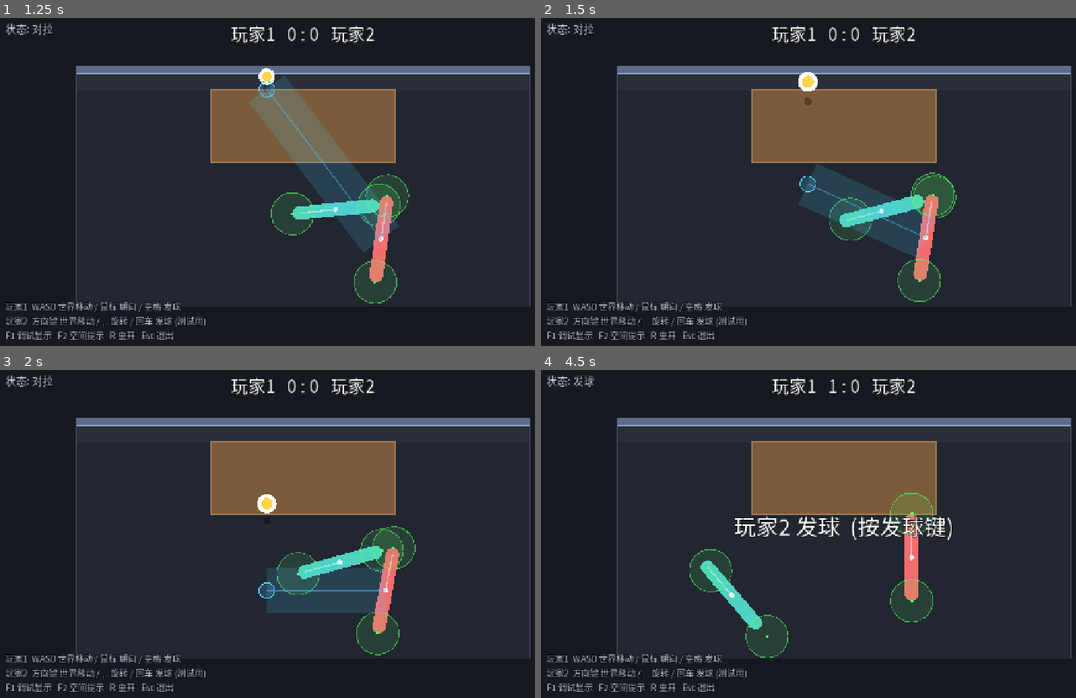
Above: before the commit, frames 1-4 (two rows, left to right).
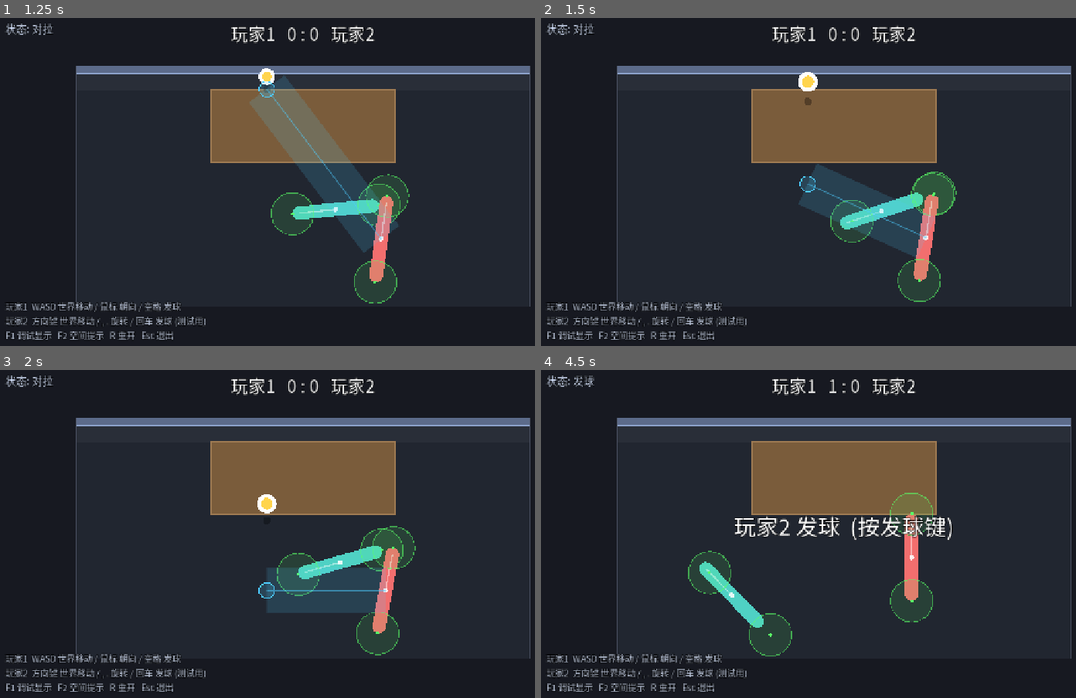
Above: after the commit, the same moments.

Repository: shuperidou/BMA-Arena
Game: Godot game, scene res://scenes/Main.tscn
Two runs of this game, one before a commit and one after it. Both use one fixed random seed, a clock stepped at 60 frames per second and the inputs below.
Inputs (mouse positions are in pixels of both pictures, inside the frame that each line leads up to):
- Up to frame 1 (1.25 s): tap Enter at 0.5, 0.6 s; move the mouse to (438, 168) at 0.52 s; hold D from 0.53 s (still down); click (438, 168) at 0.67 s; tap Space at 0.77 s
- Up to frame 2 (1.5 s): release D at 1.25 s; drag from (722, 204) to (813, 254) at 1.27 s
- Up to frame 3 (2 s): no input
- Up to frame 4 (4.5 s): move the mouse to (904, 461) at 2.02 s; hold D 2.03-2.75 s; tap Enter at 2.1, 3.6 s; click (904, 461) at 2.17 s; drag from (813, 606) to (658, 484) at 2.77 s; move the mouse to (1027, 589) at 3.52 s; hold A 3.53-4.25 s; click (1027, 589) at 3.67 s; tap Space at 3.77 s; drag from (658, 484) to (749, 452) at 4.27 s

Frame 1 is identical in both runs. In frame 2, 0.5% of the frame differs, in the area x 53-78%, y 46-69%; in frame 3, 0.2%; in frame 4, 0.6%, in the area x 27-47%, y 54-88%.

Commit message:
control: two-stage nonlinear drag response (hit zones first, rotation after threshold)

Diff:
--- a/scripts/autoload/game_config.gd
+++ b/scripts/autoload/game_config.gd
@@ -40,19 +40,23 @@
 
 # 鼠标：按住建立锚点，水平拖动 -> 同时驱动
 #   1) 两个击球区反向位移 (拳击出拳/收拳)
-#   2) 身体相对"面向桌中心"的小幅偏转 (受 max_rotation_offset 限制，不累积)
+#   2) 身体相对"面向桌中心"的小幅偏转 (受 rotation_max_offset 限制，不累积)
 #   只用 mouse_drag.x；固定左右映射；没有方向投影、没有角度累计。
 var aim_mouse_button: int = MOUSE_BUTTON_LEFT
 var mouse_drag_deadzone: float = 6.0        ## 水平死区 (屏幕像素)
 
-# 击球区 (两端判定区) 反向位移
-var hit_zone_sensitivity: float = 0.5       ## 每像素 -> 世界位移
-var max_hit_zone_offset: float = 40.0       ## 位移上限 (世界单位)
-var hit_zone_return_speed: float = 300.0    ## 松开后的回位速度 (单位/秒)
+# 鼠标拖动 -> 归一化距离 (0..1)，随后由两条独立曲线分配
+var mouse_drag_sensitivity: float = 0.008    ## 每像素 -> normalized_drag
 
-# 身体偏转 (相对"面向桌中心"，非累积)
-var rotation_sensitivity: float = 0.006     ## 每像素 -> 弧度 (角度上限)
-var max_rotation_offset: float = 0.7        ## 最大偏转角 (弧度)
+# 击球区 (两端判定区) 反向位移：前半段快速到顶，接近上限时渐缓
+var hit_zone_max_offset: float = 40.0        ## 位移上限 (世界单位)
+var hit_zone_drag_threshold: float = 0.45    ## normalized 达到此值 = 击球区满偏
+var hit_zone_return_speed: float = 300.0     ## 松开后的回位速度 (单位/秒)
+
+# 身体偏转 (相对"面向桌中心"，非累积)：前半段很小，过阈值后明显增加
+var rotation_max_offset: float = 0.7         ## 最大偏转角 (弧度)
+var rotation_drag_start: float = 0.5         ## normalized 达到此值 = 旋转开始明显增加
+var rotation_early_max: float = 0.12         ## 阈值前旋转最多占上限的比例 (非常小)
 
 # ============================================================
 #  球：伪 Z 轴 (高度) 系统
--- a/scripts/player/player_controller.gd
+++ b/scripts/player/player_controller.gd
@@ -20,6 +20,9 @@
 var debug_base_rotation: float = 0.0    ## 面向桌中心的基础朝向
 var debug_target_rotation: float = 0.0  ## 基础朝向 ± 偏转
 var debug_angle_limit: float = 0.0      ## 当前拖动允许的角度偏转
+var debug_normalized_drag: float = 0.0  ## 归一化拖动 (带符号)
+var debug_hit_zone_ratio: float = 0.0   ## 击球区响应曲线输出 (0..1)
+var debug_rotation_ratio: float = 0.0   ## 旋转响应曲线输出 (0..1)
 var hit_zone_offset: float = 0.0        ## 平滑后的击球区位移
 var debug_hit_zone_offset: float = 0.0  ## Debug 显示用
 var _last_touch_time: float = -10.0
@@ -97,17 +100,27 @@
 		var origin: Vector2 = state.transform.origin
 		# 基础朝向 = 面向桌中心 (球不再影响朝向)
 		var base: float = (GameConfig.table_center - origin).angle()
-		var eff: float = _effective_drag()
-		# 身体偏转：拖动越远，允许偏离桌中心方向越多 (有上限，不累积)
-		var angle_limit: float = clampf(absf(eff) * GameConfig.rotation_sensitivity,
-			0.0, GameConfig.max_rotation_offset)
-		var target: float = base + signf(eff) * angle_limit
+		var eff: float = _effective_drag()   # 有符号像素 (已去死区)
+		var sgn: float = signf(eff)
+		var normalized: float = clampf(absf(eff) * GameConfig.mouse_drag_sensitivity, 0.0, 1.0)
+		# 击球区曲线：前半段快速到顶，接近上限渐缓 (ease-out)
+		var hz_t: float = clampf(normalized / maxf(GameConfig.hit_zone_drag_threshold, 0.0001), 0.0, 1.0)
+		var hit_zone_ratio: float = 1.0 - pow(1.0 - hz_t, 2.0)
+		# 旋转曲线：阈值前非常小，阈值后明显增加
+		var rot_ratio: float
+		if normalized < GameConfig.rotation_drag_start:
+			rot_ratio = (normalized / maxf(GameConfig.rotation_drag_start, 0.0001)) * GameConfig.rotation_early_max
+		else:
+			var rt: float = clampf((normalized - GameConfig.rotation_drag_start)
+				/ maxf(1.0 - GameConfig.rotation_drag_start, 0.0001), 0.0, 1.0)
+			rot_ratio = lerpf(GameConfig.rotation_early_max, 1.0, rt)
+		var angle_limit: float = sgn * rot_ratio * GameConfig.rotation_max_offset
+		var target: float = base + angle_limit
 		if not is_nan(debug_aim_override):
 			target = debug_aim_override  # 测试用
 			angle_limit = 0.0
 		# 击球区反向位移 (平滑回位)
-		var target_zone: float = clampf(eff * GameConfig.hit_zone_sensitivity,
-			-GameConfig.max_hit_zone_offset, GameConfig.max_hit_zone_offset)
+		var target_zone: float = sgn * hit_zone_ratio * GameConfig.hit_zone_max_offset
 		hit_zone_offset = move_toward(hit_zone_offset, target_zone,
 			GameConfig.hit_zone_return_speed * step)
 		_update_hit_points()
@@ -115,6 +128,9 @@
 		debug_target_rotation = target
 		debug_angle_limit = angle_limit
 		debug_hit_zone_offset = hit_zone_offset
+		debug_normalized_drag = normalized * sgn
+		debug_hit_zone_ratio = hit_zone_ratio
+		debug_rotation_ratio = rot_ratio
 		var err: float = wrapf(target - state.transform.get_rotation(), -PI, PI)
 		var desired_w: float = clampf(err * GameConfig.rotation_response,
 			-GameConfig.max_angular_velocity, GameConfig.max_angular_velocity)
--- a/scripts/ui/debug_layer.gd
+++ b/scripts/ui/debug_layer.gd
@@ -101,10 +101,11 @@
 		draw_circle(anchor, 6.0, Color(0.5, 0.85, 1.0, 0.9))
 		draw_line(anchor, cur, Color(0.5, 0.85, 1.0, 0.6), 1.5)
 		draw_circle(cur, 4.0, Color(0.6, 0.95, 1.0))
-	var txt := "base=%.2f target=%.2f rot=%.2f\nlimit=%.2f (max %.2f)\nzone=%.1f (max %.0f)\ndrag=%s dx=%.0fpx" % [
+	var txt := "base=%.2f target=%.2f rot=%.2f\nnorm_drag=%.2f\nhit_ratio=%.2f zone=%.1f/%.0f\nrot_ratio=%.2f limit=%.2f/%.2f\ndrag=%s dx=%.0fpx" % [
 		p1.debug_base_rotation, p1.debug_target_rotation, p1.rotation,
-		p1.debug_angle_limit, GameConfig.max_rotation_offset,
-		p1.debug_hit_zone_offset, GameConfig.max_hit_zone_offset,
+		p1.debug_normalized_drag,
+		p1.debug_hit_zone_ratio, p1.debug_hit_zone_offset, GameConfig.hit_zone_max_offset,
+		p1.debug_rotation_ratio, p1.debug_angle_limit, GameConfig.rotation_max_offset,
 		str(sch.is_dragging()), dx_screen]
 	draw_string(font, o + Vector2(12, 20), txt, HORIZONTAL_ALIGNMENT_LEFT, -1, 13, Color(1.0, 0.7, 0.95, 0.95))
 
Not shown, changed: AGENTS.md
Not shown, changed: README.md
